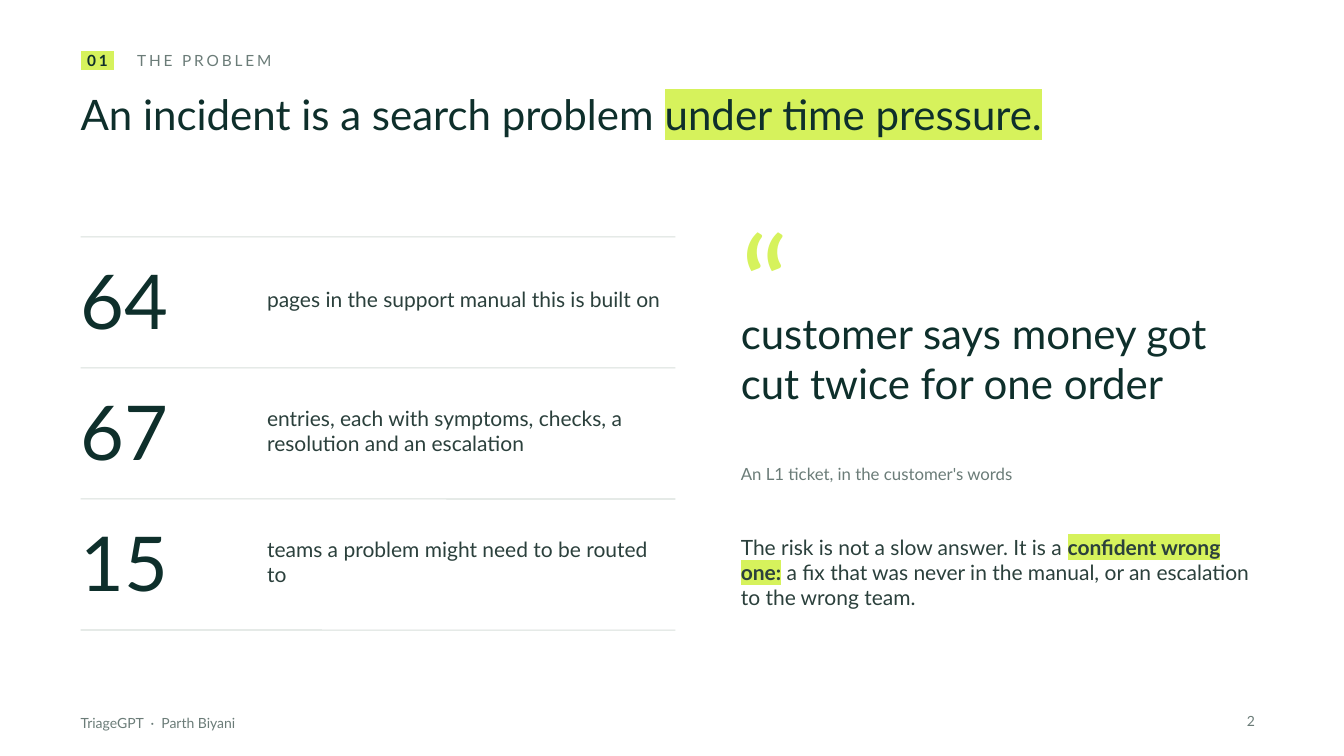
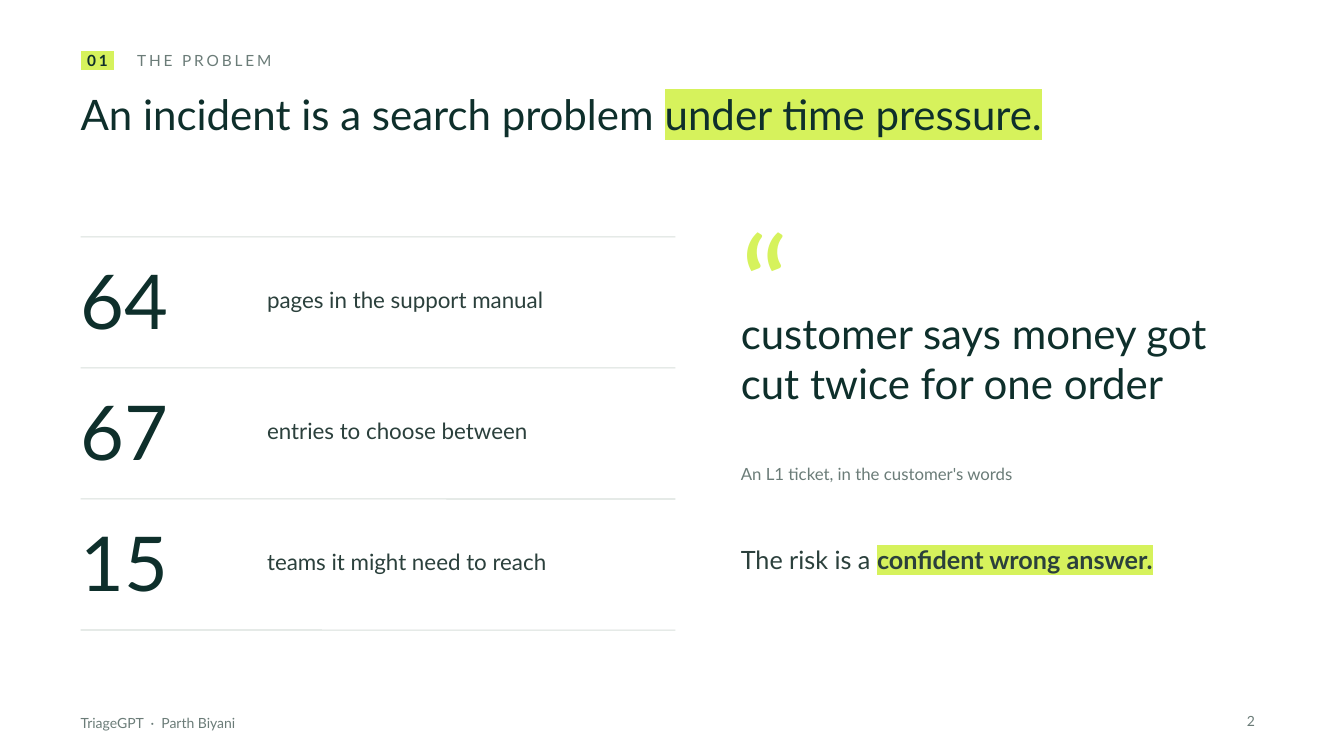
Before and after one commit to ParthBiyani/AI-Troubleshooting-Assistant, a slide deck: slide 2 of docs/presentation/TriageGPT_deck.pptx. Drawn at 1344x756 pixels with LibreOffice and Linux fonts; fonts in the diff are those of the drawing. Boxes give left, top, right and bottom in pixels: in the first picture for what was removed or moved away, otherwise in the second. Text is boxed around its words. In the diff, an @@ line names an element or a change of style, - is before the commit and + after.

```diff
--- a/docs/presentation/TriageGPT_deck.pptx
+++ b/docs/presentation/TriageGPT_deck.pptx
@@ text at bbox=[267, 291, 543, 312]: text changed; size 15 to 16 pt @@
-pages in the support manual this is built on
+pages in the support manual
@@ text at bbox=[267, 422, 528, 439]: text changed; size 15 to 16 pt @@
-entries, each with symptoms, checks, a resolution and an escalation
+entries to choose between
@@ text at bbox=[267, 553, 547, 574]: text changed; size 15 to 16 pt @@
-teams a problem might need to be routed to
+teams it might need to reach
@@ text at bbox=[741, 550, 1153, 574]: text changed; size 15 to 18 pt; bold on @@
-The risk is not a slow answer. It is a confident wrong one: a fix that was never in the manual, or an escalation to the wrong team.
+The risk is a confident wrong answer.
```
Also in this commit, not shown: 12 other slides changed, 1 slide added, 1 slide removed.
